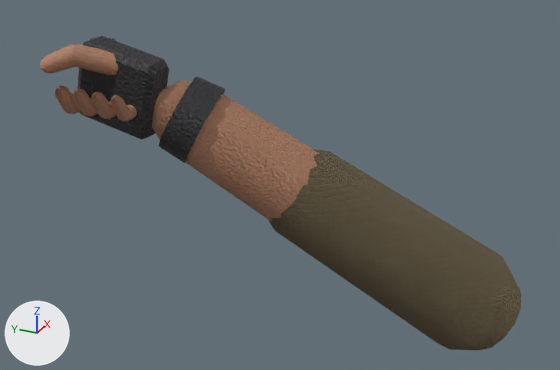
Before and after pictures for a commit that changed the glTF model app/src/main/assets/models/fp_hands_t_knife.glb.
Rendered twice from a camera (50 mm lens) standing at (-0.504, -0.433, 0.188) and looking at (0.09, -0.166, -0.109). Arrows for +X, +Y and +Z are at lower left; the lights stay in place. The first picture is the older version. Vertices at exactly the same position are counted once.

Names of what the first picture shows: 'WeaponRoot'.
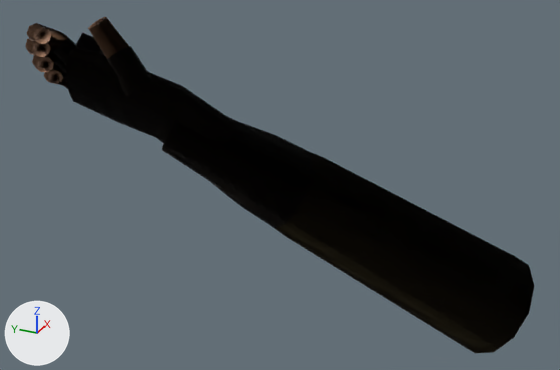
Patch to the scene script:
```diff
--- a/app/src/main/assets/models/fp_hands_t_knife.glb.py
+++ b/app/src/main/assets/models/fp_hands_t_knife.glb.py
@@ img_image_0 @@
+img_image_0 = load_image('Image_0', '_unpacked/Image_0', 512, 512, 'sRGB')
@@ img_image_1 @@
+img_image_1 = load_image('Image_1', '_unpacked/Image_1', 512, 512, 'Non-Color')
@@ img_image_2 @@
+img_image_2 = load_image('Image_2', '_unpacked/Image_2', 512, 512, 'Non-Color')
@@ img_image_8 @@
+img_image_8 = load_image('Image_8', '_unpacked/Image_8', 512, 512, 'Non-Color')
@@ img_image_7 @@
+img_image_7 = load_image('Image_7', '_unpacked/Image_7', 512, 512, 'Non-Color')
@@ img_image_6 @@
+img_image_6 = load_image('Image_6', '_unpacked/Image_6', 512, 512, 'sRGB')
@@ img_image_4 @@
+img_image_4 = load_image('Image_4', '_unpacked/Image_4', 512, 512, 'Non-Color')
@@ img_image_3 @@
+img_image_3 = load_image('Image_3', '_unpacked/Image_3', 512, 512, 'sRGB')
@@ img_image_5 @@
+img_image_5 = load_image('Image_5', '_unpacked/Image_5', 512, 512, 'Non-Color')
@@ mat_sleeve @@
+mat_sleeve = bpy.data.materials.new('sleeve')
+# uses the picture img_image_0
+# uses the picture img_image_1
+# uses the picture img_image_2
@@ mat_carbon @@
+mat_carbon = bpy.data.materials.new('carbon')
+# uses the picture img_image_6
+# uses the picture img_image_7
+# uses the picture img_image_8
@@ mat_leather @@
+mat_leather = bpy.data.materials.new('leather')
+# uses the picture img_image_3
+# uses the picture img_image_4
+# uses the picture img_image_5
@@ me_weaponroot_mesh @@
 # used by ob_weaponroot; location = (0.0, 0.0, 0.0)
-me_weaponroot_mesh.from_pydata(...)  # 1327 vertices, 2568 faces; spans x -0.025..0.193, y -0.388..-0.001, z -0.267..0.03
-me_weaponroot_mesh.materials.append(mat_sleeve_t)
-me_weaponroot_mesh.materials.append(mat_glove_leather)
-me_weaponroot_mesh.materials.append(mat_glove_carbon)
+me_weaponroot_mesh.from_pydata(...)  # 410 vertices, 764 faces; spans x -0.04..0.23, y -0.395..0.022, z -0.284..0.051
+# me_weaponroot_mesh part 1: the loose piece of 86 vertices spanning x 0.035..0.193, y -0.388..-0.155, z -0.267..-0.064 is rebuilt with 50 vertices and now spans x 0.043..0.23, y -0.395..-0.143, z -0.284..-0.069, in mat_sleeve
+# me_weaponroot_mesh part 2: the loose piece of 74 vertices spanning x 0.002..0.109, y -0.229..-0.075, z -0.139..-0.002 is rebuilt with 50 vertices and now spans x 0.01..0.124, y -0.208..-0.072, z -0.141..-0.026, in mat_leather
+# me_weaponroot_mesh part 3: 14 loose pieces with 983 vertices, spanning x -0.024..0.041, y -0.08..-0.008, z -0.041..0.027, are deleted
+# me_weaponroot_mesh part 4: 184 vertices removed from x -0.025..0.071, y -0.14..-0.001, z -0.072..0.03; 310 vertices added at x -0.04..0.083, y -0.145..0.022, z -0.093..0.051
 me_weaponroot_mesh.materials.append(mat_skin)
+me_weaponroot_mesh.materials.append(mat_sleeve)
+me_weaponroot_mesh.materials.append(mat_leather)
+me_weaponroot_mesh.materials.append(mat_carbon)
```

What differs and where, as boxes [x1, y1, x2, y2] in the pictures (560 x 370 px; the box of a moved part takes in the faces that stretch with it):
'WeaponRoot', reshaped (7% taller): before [40, 36, 522, 350]; after [25, 17, 535, 353]
part 1 of me_weaponroot_mesh, rebuilt: before [269, 149, 522, 350]; after [275, 151, 535, 353]
part 2 of me_weaponroot_mesh, rebuilt: before [152, 80, 319, 222]; after [162, 117, 316, 228]
part 3 of me_weaponroot_mesh, deleted (brown): before [55, 37, 137, 122]
part 4 of me_weaponroot_mesh, moved or reshaped: before [40, 36, 225, 163]; after [25, 17, 239, 144]
